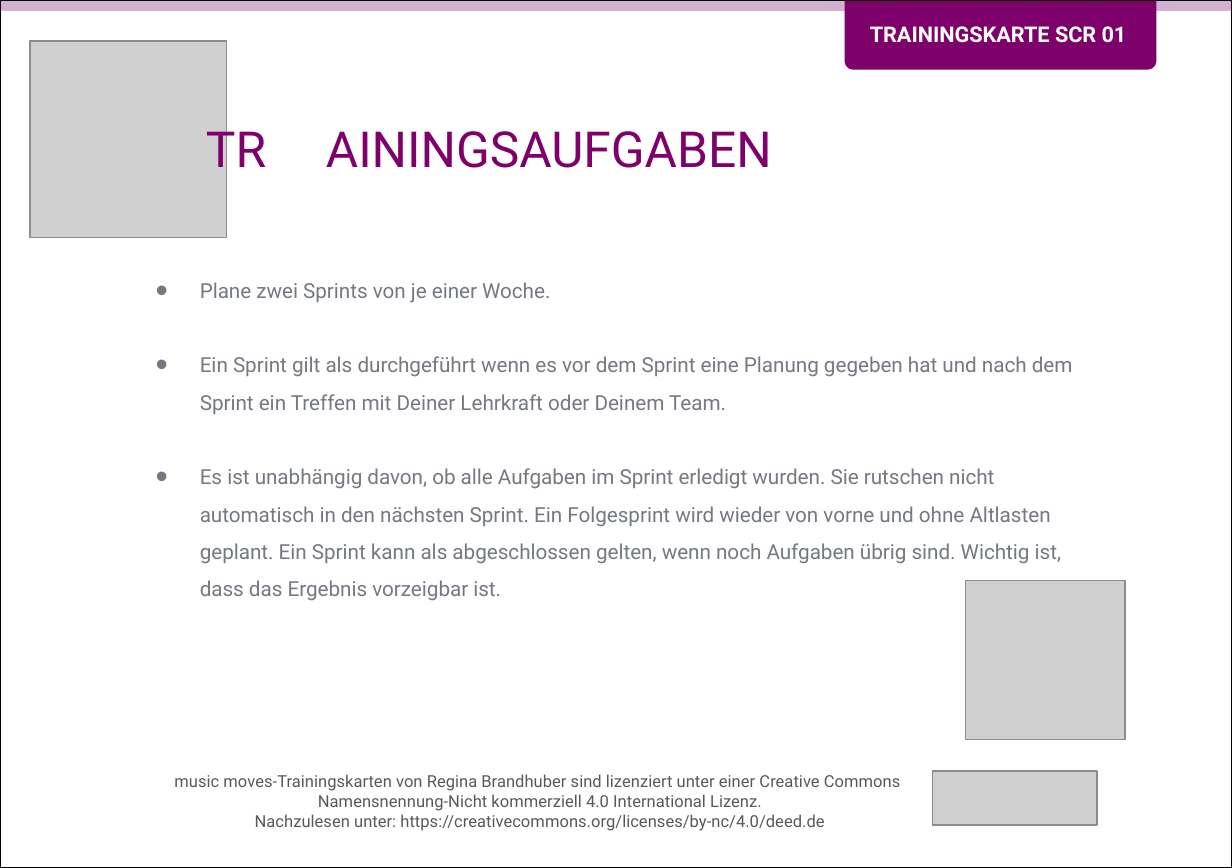
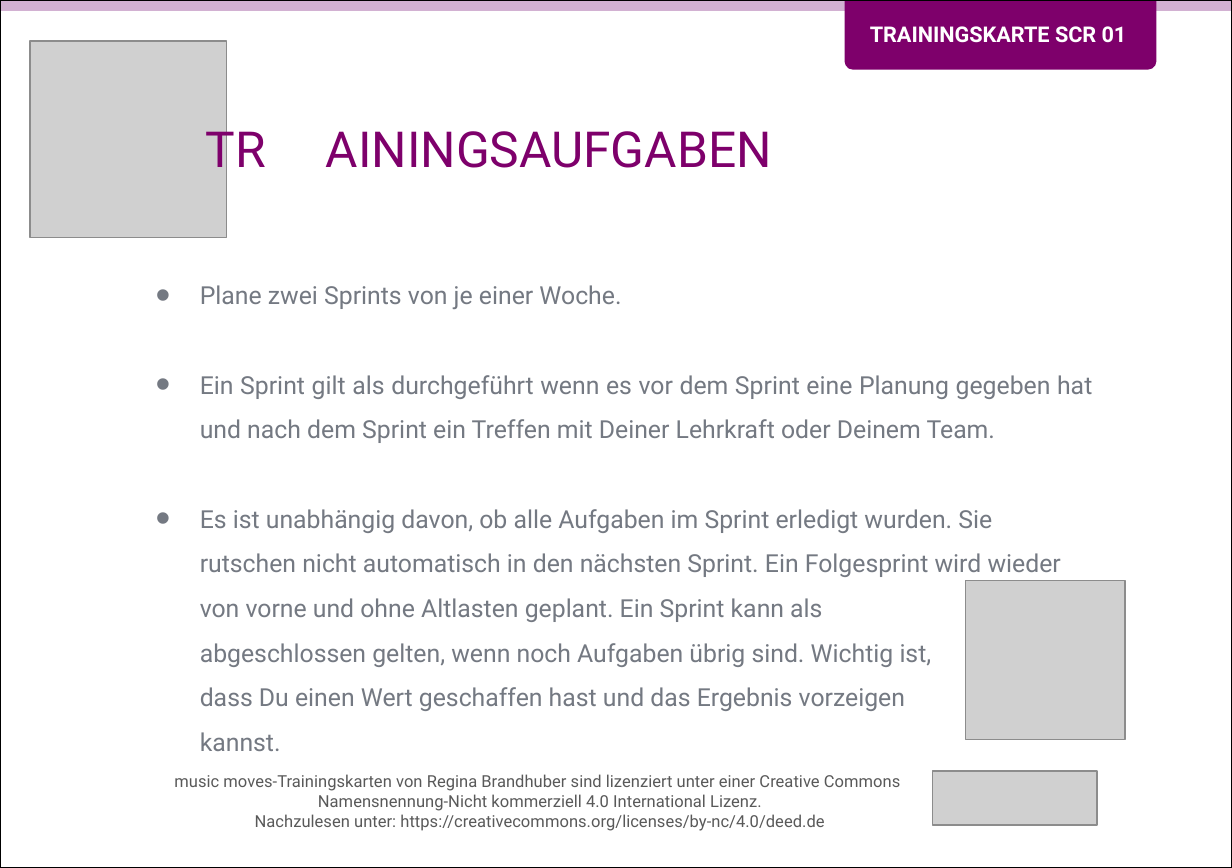
Before and after one commit to Teamtool/training-materials, a slide deck: slide 2 of training-cards/music moves/Scrum (SCR)/ger/apprentice/ger_SCR_01_Dauerlauf_mit_Sprints_MM_A.pptx. Drawn at 1232x868 pixels with LibreOffice and Linux fonts; fonts in the diff are those of the drawing; grey boxes stand for pictures. Boxes give left, top, right and bottom in pixels: in the first picture for what was removed or moved away, otherwise in the second. Text is boxed around its words. In the diff, an @@ line names an element or a change of style, - is before the commit and + after.

```diff
--- a/training-cards/music moves/Scrum (SCR)/ger/apprentice/ger_SCR_01_Dauerlauf_mit_Sprints_MM_A.pptx
+++ b/training-cards/music moves/Scrum (SCR)/ger/apprentice/ger_SCR_01_Dauerlauf_mit_Sprints_MM_A.pptx
@@ rectangle "Plane zwei Sprints von je ...": place and size @@
-rectangle "Plane zwei Sprints von je ..." at [142,258,1110,636]
+rectangle "Plane zwei Sprints von je ..." at [142,258,1110,794]
@@ text in rectangle at [200,285,1092,443]: size 10 to 12 pt in "Plane zwei Sprints von je einer Woche.", "Ein Sprint gilt als durchgeführt wenn es ..."; alignment left to justified @@
@@ text in rectangle at [200,509,1061,751]: text changed; size 10 to 12 pt @@
-• Es ist unabhängig davon, ob alle Aufgaben im Sprint erledigt wurden. Sie rutschen nicht automatisch in den nächsten Sprint. Ein Folgesprint wird wieder von vorne und ohne Altlasten geplant. Ein Sprint kann als abgeschlossen gelten, wenn noch Aufgaben übrig sind. Wichtig ist, dass das Ergebnis vorzeigbar ist.
+• Es ist unabhängig davon, ob alle Aufgaben im Sprint erledigt wurden. Sie rutschen nicht automatisch in den nächsten Sprint. Ein Folgesprint wird wieder von vorne und ohne Altlasten geplant. Ein Sprint kann als
+  abgeschlossen gelten, wenn noch Aufgaben übrig sind. Wichtig ist,
+  dass Du einen Wert geschaffen hast und das Ergebnis vorzeigen
+  kannst.
```
Also in this commit, not shown: 1 other slide changed, 3 other files.
